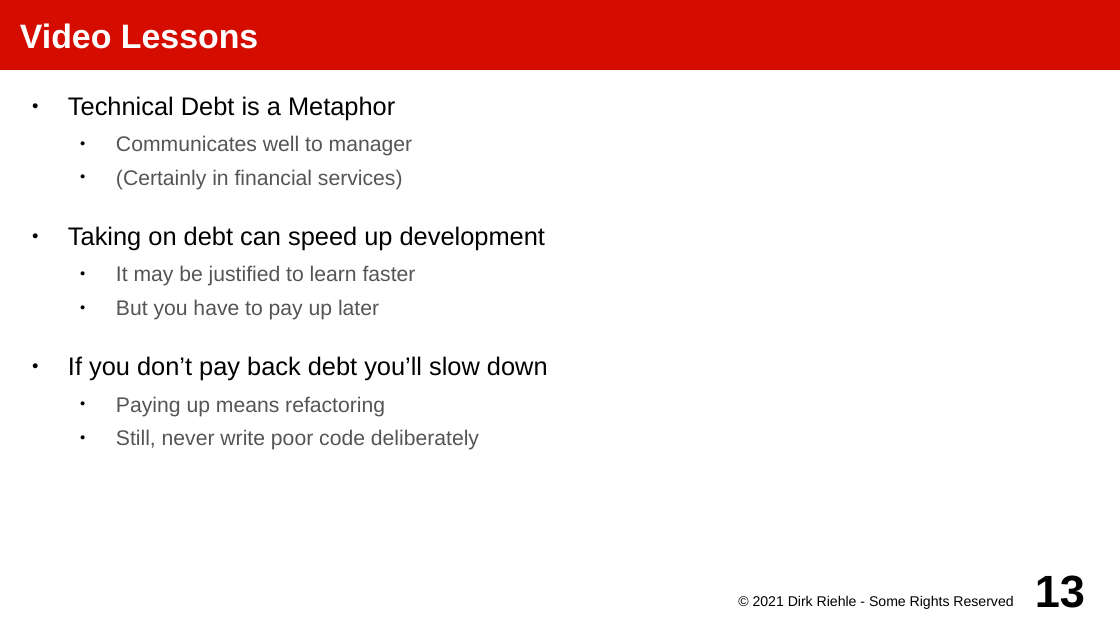
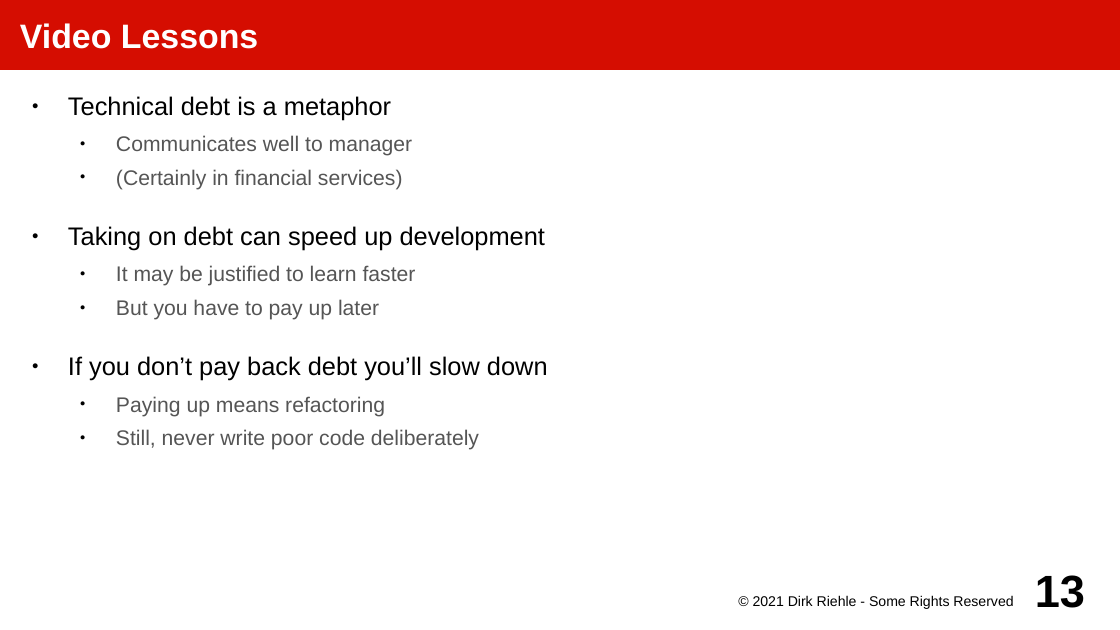
Before and after one commit to dirkriehle/amos-course, a slide deck: slide 13 of Lecture slides/AMOS E02 - Programming Practices.odp. Drawn at 1120x630 pixels with LibreOffice and Linux fonts; fonts in the diff are those of the drawing. Boxes give left, top, right and bottom in pixels: in the first picture for what was removed or moved away, otherwise in the second. Text is boxed around its words. In the diff, an @@ line names an element or a change of style, - is before the commit and + after.

```diff
--- a/Lecture slides/AMOS E02 - Programming Practices.odp
+++ b/Lecture slides/AMOS E02 - Programming Practices.odp
@@ text at box(68, 96, 391, 120): text changed @@
-● Technical Debt is a Metaphor
+● Technical debt is a metaphor
```
Also in this commit, not shown: 9 other slides changed, 3 other files.
